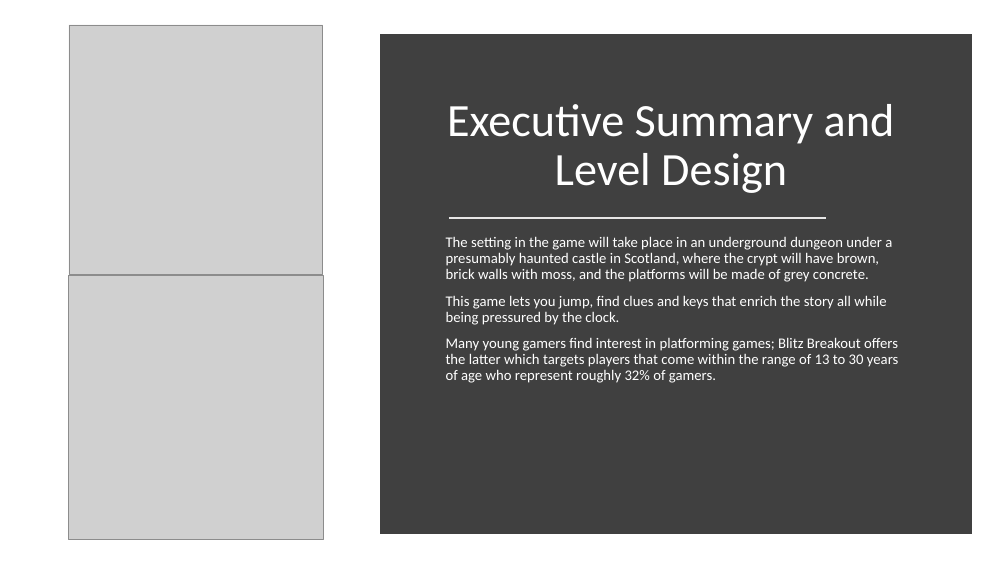
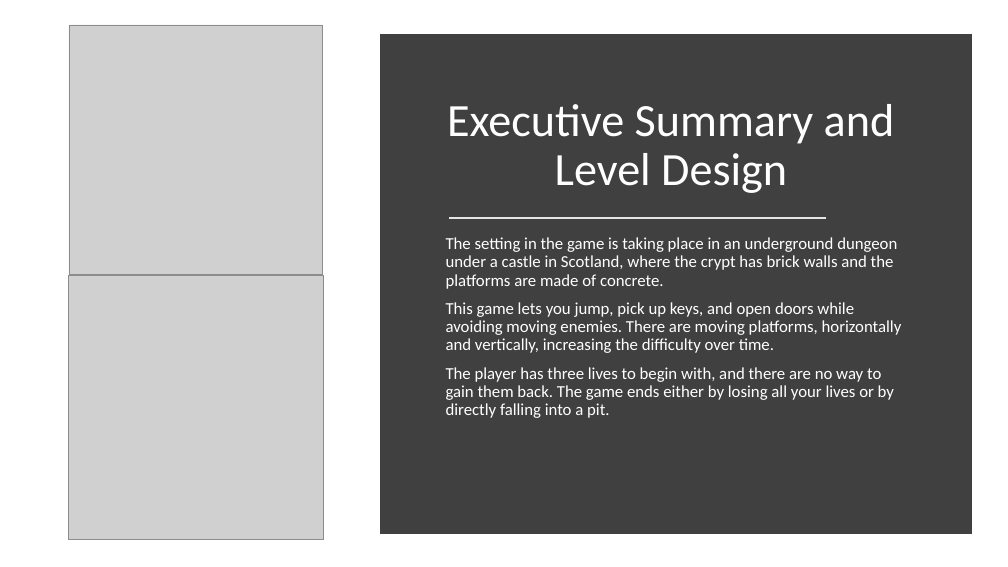
Before and after one commit to Emilie-M/Final-Project, a slide deck: slide 2 of Documents/Presentation Game.pptx. Drawn at 1008x567 pixels with LibreOffice and Linux fonts; fonts in the diff are those of the drawing; grey boxes stand for pictures. Boxes give left, top, right and bottom in pixels: in the first picture for what was removed or moved away, otherwise in the second. Text is boxed around its words. In the diff, an @@ line names an element or a change of style, - is before the commit and + after.

Commit message:
Finished game

```diff
--- a/Documents/Presentation Game.pptx
+++ b/Documents/Presentation Game.pptx
@@ text at [446, 237, 902, 418]: text changed; size 14 to 16 pt @@
-The setting in the game will take place in an underground dungeon under a presumably haunted castle in Scotland, where the crypt will have brown, brick walls with moss, and the platforms will be made of grey concrete.
-This game lets you jump, find clues and keys that enrich the story all while being pressured by the clock.
-Many young gamers find interest in platforming games; Blitz Breakout offers the latter which targets players that come within the range of 13 to 30 years of age who represent roughly 32% of gamers.
+The setting in the game is taking place in an underground dungeon under a castle in Scotland, where the crypt has brick walls and the platforms are made of concrete.
+This game lets you jump, pick up keys, and open doors while avoiding moving enemies. There are moving platforms, horizontally and vertically, increasing the difficulty over time.
+The player has three lives to begin with, and there are no way to gain them back. The game ends either by losing all your lives or by directly falling into a pit.
```
Also in this commit, not shown: 1 other slide changed, 1 other file.
